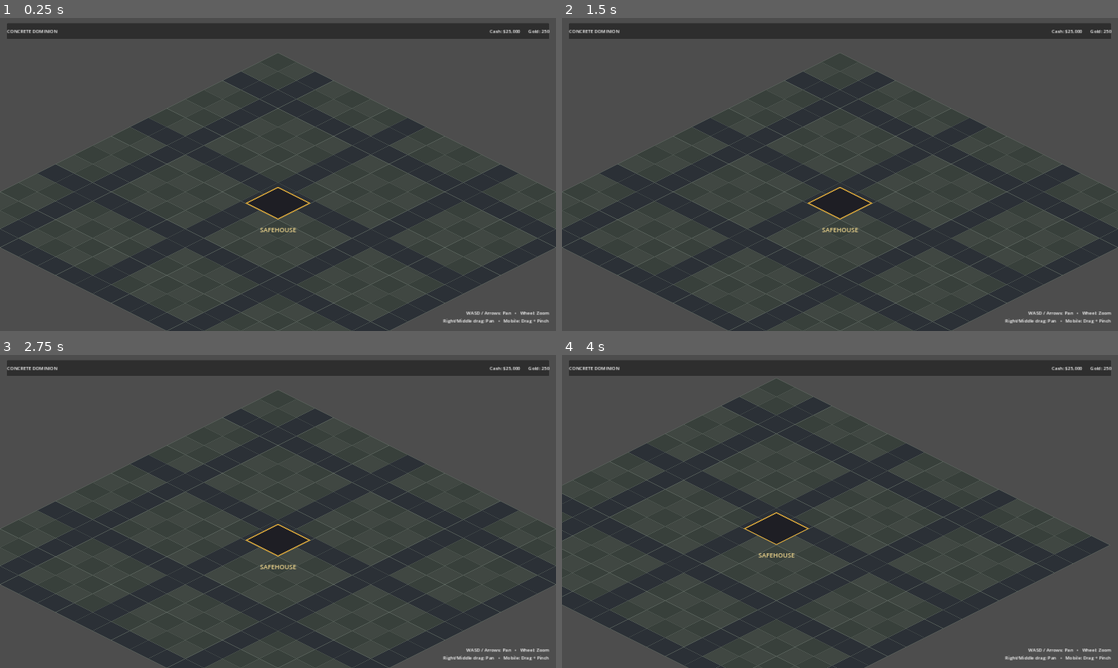
Above: before the commit, frames 1-4 (two rows, left to right).
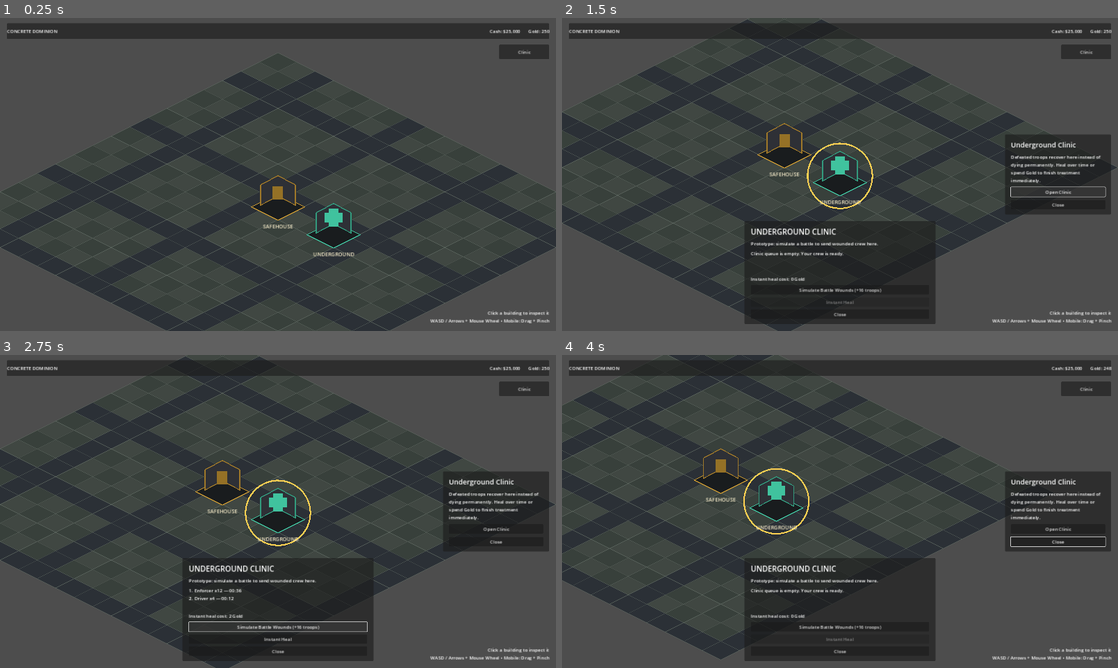
Above: after the commit, the same moments.

Repository: betasio/ConcreteDominion
Game: Godot game, scene res://scenes/core/Main.tscn
The game is run twice, just before and just after one commit, with the same random seed, the same clock (stepped at 60 frames per second) and the same inputs.
Inputs (mouse positions are in pixels of both pictures, inside the frame that each line leads up to):
- Up to frame 1 (0.25 s): no input
- Up to frame 2 (1.5 s): click (1084, 52) at 0.5 s, where only the run after the commit has a clickable "Clinic"; click (1056, 193) at 1.25 s, where only the run after the commit has a clickable "Open Clinic"
- Up to frame 3 (2.75 s): click (278, 627) at 2 s, where only the run after the commit has a clickable "Simulate Battle Wounds (+16 t…"
- Up to frame 4 (4 s): click (840, 639) at 2.75 s, where only the run after the commit has a clickable "Instant Heal"; tap A (camera_left) at 3.5 s; move the mouse to (962, 495) at 3.52 s; hold Right from 3.53 s (still down); tap S (camera_down) at 3.6 s; click (962, 495) at 3.67 s

The runs differ from the first frame. In frame 1, 1.6% of the frame differs, in the area x 44-99%, y 8-98%; in frame 2, 22%, in the area x 0-100%, y 0-100%; in frame 3, 22%; in frame 4, 21%.

Commit message:
Add playable building and hospital loop

Diff:
--- /dev/null
+++ b/scenes/buildings/Hospital.tscn
@@ -0,0 +1,16 @@
+[gd_scene load_steps=3 format=3]
+
+[ext_resource type="Script" path="res://scripts/buildings/Building.gd" id="1"]
+
+[sub_resource type="ConvexPolygonShape2D" id="Shape"]
+points = PackedVector2Array(-96, -125, 96, -125, 110, 40, -110, 40)
+
+[node name="Hospital" type="Area2D"]
+script = ExtResource("1")
+building_type = &"hospital"
+display_name = "Underground Clinic"
+description = "Defeated troops recover here instead of dying permanently. Heal over time or spend Gold to finish treatment immediately."
+accent_color = Color(0.25, 0.76, 0.62, 1)
+
+[node name="CollisionShape2D" type="CollisionShape2D" parent="."]
+shape = SubResource("Shape")
--- /dev/null
+++ b/scenes/buildings/Safehouse.tscn
@@ -0,0 +1,16 @@
+[gd_scene load_steps=3 format=3]
+
+[ext_resource type="Script" path="res://scripts/buildings/Building.gd" id="1"]
+
+[sub_resource type="ConvexPolygonShape2D" id="Shape"]
+points = PackedVector2Array(-96, -125, 96, -125, 110, 40, -110, 40)
+
+[node name="Safehouse" type="Area2D"]
+script = ExtResource("1")
+building_type = &"safehouse"
+display_name = "Safehouse"
+description = "Your crew headquarters. Future upgrades will unlock construction speed, crew capacity and alliance command features."
+accent_color = Color(0.78, 0.59, 0.20, 1)
+
+[node name="CollisionShape2D" type="CollisionShape2D" parent="."]
+shape = SubResource("Shape")
--- a/scenes/core/Main.tscn
+++ b/scenes/core/Main.tscn
@@ -1,10 +1,16 @@
-[gd_scene load_steps=3 format=3]
+[gd_scene load_steps=5 format=3]
 
-[ext_resource type="PackedScene" path="res://scenes/world/CityMap.tscn" id="1_city"]
-[ext_resource type="PackedScene" path="res://scenes/ui/HUD.tscn" id="2_hud"]
+[ext_resource type="Script" path="res://scripts/core/Main.gd" id="1_main"]
+[ext_resource type="PackedScene" path="res://scenes/world/CityMap.tscn" id="2_city"]
+[ext_resource type="PackedScene" path="res://scenes/ui/HUD.tscn" id="3_hud"]
+[ext_resource type="Script" path="res://scripts/combat/HospitalQueue.gd" id="4_hospital"]
 
 [node name="Main" type="Node"]
+script = ExtResource("1_main")
 
-[node name="CityMap" parent="." instance=ExtResource("1_city")]
+[node name="HospitalQueue" type="Node" parent="."]
+script = ExtResource("4_hospital")
 
-[node name="HUD" parent="." instance=ExtResource("2_hud")]
+[node name="CityMap" parent="." instance=ExtResource("2_city")]
+
+[node name="HUD" parent="." instance=ExtResource("3_hud")]
--- a/scenes/ui/HUD.tscn
+++ b/scenes/ui/HUD.tscn
@@ -1,6 +1,9 @@
-[gd_scene format=3]
+[gd_scene load_steps=2 format=3]
+
+[ext_resource type="Script" path="res://scripts/ui/HUD.gd" id="1"]
 
 [node name="HUD" type="CanvasLayer"]
+script = ExtResource("1")
 
 [node name="Root" type="Control" parent="."]
 layout_mode = 3
@@ -33,7 +36,6 @@
 text = "CONCRETE DOMINION"
 
 [node name="Spacer" type="Control" parent="Root/TopBar/Panel/HBox"]
-custom_minimum_size = Vector2(24, 0)
 layout_mode = 2
 size_flags_horizontal = 3
 
@@ -45,6 +47,120 @@
 layout_mode = 2
 text = "Gold: 250"
 
+[node name="HospitalShortcut" type="Button" parent="Root"]
+layout_mode = 1
+anchors_preset = 1
+anchor_left = 1.0
+anchor_right = 1.0
+offset_left = -196.0
+offset_top = 92.0
+offset_right = -24.0
+offset_bottom = 142.0
+grow_horizontal = 0
+text = "Clinic"
+
+[node name="SelectionPanel" type="PanelContainer" parent="Root"]
+visible = false
+layout_mode = 1
+anchors_preset = 6
+anchor_left = 1.0
+anchor_top = 0.5
+anchor_right = 1.0
+anchor_bottom = 0.5
+offset_left = -390.0
+offset_top = -130.0
+offset_right = -24.0
+offset_bottom = 130.0
+grow_horizontal = 0
+grow_vertical = 2
+
+[node name="Margin" type="MarginContainer" parent="Root/SelectionPanel"]
+layout_mode = 2
+theme_override_constants/margin_left = 20
+theme_override_constants/margin_top = 18
+theme_override_constants/margin_right = 20
+theme_override_constants/margin_bottom = 18
+
+[node name="VBox" type="VBoxContainer" parent="Root/SelectionPanel/Margin"]
+layout_mode = 2
+theme_override_constants/separation = 12
+
+[node name="Title" type="Label" parent="Root/SelectionPanel/Margin/VBox"]
+layout_mode = 2
+theme_override_font_sizes/font_size = 24
+text = "Building"
+
+[node name="Description" type="Label" parent="Root/SelectionPanel/Margin/VBox"]
+layout_mode = 2
+size_flags_vertical = 3
+text = "Building details"
+autowrap_mode = 2
+
+[node name="OpenHospital" type="Button" parent="Root/SelectionPanel/Margin/VBox"]
+layout_mode = 2
+text = "Open Clinic"
+
+[node name="Close" type="Button" parent="Root/SelectionPanel/Margin/VBox"]
+layout_mode = 2
+text = "Close"
+
+[node name="HospitalPanel" type="PanelContainer" parent="Root"]
+visible = false
+layout_mode = 1
+anchors_preset = 7
+anchor_left = 0.5
+anchor_top = 1.0
+anchor_right = 0.5
+anchor_bottom = 1.0
+offset_left = -330.0
+offset_top = -330.0
+offset_right = 330.0
+offset_bottom = -24.0
+grow_horizontal = 2
+grow_vertical = 0
+
+[node name="Margin" type="MarginContainer" parent="Root/HospitalPanel"]
+layout_mode = 2
+theme_override_constants/margin_left = 22
+theme_override_constants/margin_top = 18
+theme_override_constants/margin_right = 22
+theme_override_constants/margin_bottom = 18
+
+[node name="VBox" type="VBoxContainer" parent="Root/HospitalPanel/Margin"]
+layout_mode = 2
+theme_override_constants/separation = 10
+
+[node name="Title" type="Label" parent="Root/HospitalPanel/Margin/VBox"]
+layout_mode = 2
+theme_override_font_sizes/font_size = 26
+text = "UNDERGROUND CLINIC"
+
+[node name="Hint" type="Label" parent="Root/HospitalPanel/Margin/VBox"]
+layout_mode = 2
+text = "Prototype: simulate a battle to send wounded crew here."
+
+[node name="Queue" type="Label" parent="Root/HospitalPanel/Margin/VBox"]
+custom_minimum_size = Vector2(0, 78)
+layout_mode = 2
+text = "Clinic queue is empty."
+autowrap_mode = 2
+
+[node name="Cost" type="Label" parent="Root/HospitalPanel/Margin/VBox"]
+layout_mode = 2
+text = "Instant heal cost: 0 Gold"
+
+[node name="SimulateBattle" type="Button" parent="Root/HospitalPanel/Margin/VBox"]
+layout_mode = 2
+text = "Simulate Battle Wounds (+16 troops)"
+
+[node name="InstantHeal" type="Button" parent="Root/HospitalPanel/Margin/VBox"]
+layout_mode = 2
+text = "Instant Heal"
+
+[node name="Close" type="Button" parent="Root/HospitalPanel/Margin/VBox"]
+layout_mode = 2
+text = "Close"
+
 [node name="Help" type="Label" parent="Root"]
 layout_mode = 1
 anchors_preset = 3
@@ -52,12 +168,12 @@
 anchor_top = 1.0
 anchor_right = 1.0
 anchor_bottom = 1.0
-offset_left = -370.0
-offset_top = -88.0
+offset_left = -410.0
+offset_top = -86.0
 offset_right = -24.0
 offset_bottom = -24.0
 grow_horizontal = 0
 grow_vertical = 0
-text = "WASD / Arrows: Pan   •   Wheel: Zoom\nRight/Middle drag: Pan   •   Mobile: Drag + Pinch"
+text = "Click a building to inspect it\nWASD / Arrows + Mouse Wheel • Mobile: Drag + Pinch"
 horizontal_alignment = 2
 vertical_alignment = 2
--- a/scenes/world/CityMap.tscn
+++ b/scenes/world/CityMap.tscn
@@ -1,7 +1,9 @@
-[gd_scene load_steps=3 format=3]
+[gd_scene load_steps=5 format=3]
 
 [ext_resource type="Script" path="res://scripts/world/CityMap.gd" id="1_map"]
 [ext_resource type="Script" path="res://scripts/camera/StrategyCamera.gd" id="2_camera"]
+[ext_resource type="PackedScene" path="res://scenes/buildings/Safehouse.tscn" id="3_safehouse"]
+[ext_resource type="PackedScene" path="res://scenes/buildings/Hospital.tscn" id="4_hospital"]
 
 [node name="CityMap" type="Node2D"]
 script = ExtResource("1_map")
@@ -9,6 +11,10 @@
 [node name="Ground" type="Node2D" parent="."]
 
 [node name="Buildings" type="Node2D" parent="."]
+
+[node name="Safehouse" parent="Buildings" instance=ExtResource("3_safehouse")]
+
+[node name="Hospital" parent="Buildings" instance=ExtResource("4_hospital")]
 
 [node name="Units" type="Node2D" parent="."]
 
--- /dev/null
+++ b/scripts/buildings/Building.gd
@@ -0,0 +1,74 @@
+class_name Building
+extends Area2D
+
+signal selected(building: Building)
+
+@export var building_type: StringName = &"building"
+@export var display_name: String = "Building"
+@export_multiline var description: String = ""
+@export var accent_color: Color = Color(0.78, 0.62, 0.25)
+
+var is_selected := false
+
+
+func _ready() -> void:
+	input_event.connect(_on_input_event)
+	queue_redraw()
+
+
+func set_selected(value: bool) -> void:
+	is_selected = value
+	queue_redraw()
+
+
+func _draw() -> void:
+	var footprint := PackedVector2Array([
+		Vector2(0, -58),
+		Vector2(92, -12),
+		Vector2(0, 34),
+		Vector2(-92, -12)
+	])
+	var wall := PackedVector2Array([
+		Vector2(-60, -18),
+		Vector2(0, -50),
+		Vector2(60, -18),
+		Vector2(60, -88),
+		Vector2(0, -120),
+		Vector2(-60, -88)
+	])
+
+	draw_colored_polygon(footprint, Color(0.10, 0.11, 0.12))
+	draw_polyline(PackedVector2Array([footprint[0], footprint[1], footprint[2], footprint[3], footprint[0]]), accent_color, 3.0)
+	draw_colored_polygon(wall, Color(0.18, 0.19, 0.21))
+	draw_polyline(PackedVector2Array([wall[0], wall[1], wall[2], wall[3], wall[4], wall[5], wall[0]]), accent_color.darkened(0.2), 3.0)
+
+	if building_type == &"hospital":
+		draw_rect(Rect2(-17, -102, 34, 62), accent_color, true)
+		draw_rect(Rect2(-31, -88, 62, 34), accent_color, true)
+	else:
+		draw_rect(Rect2(-18, -84, 36, 46), accent_color.darkened(0.25), true)
+
+	if is_selected:
+		draw_arc(Vector2(0, -35), 112.0, 0.0, TAU, 48, Color(1.0, 0.82, 0.32), 5.0)
+
+	draw_string(
+		ThemeDB.fallback_font,
+		Vector2(-72, 62),
+		display_name.to_upper(),
+		HORIZONTAL_ALIGNMENT_CENTER,
+		144,
+		18,
+		Color(0.95, 0.91, 0.78)
+	)
+
+
+func _on_input_event(_viewport: Node, event: InputEvent, _shape_idx: int) -> void:
+	var pressed := false
+	if event is InputEventMouseButton:
+		pressed = event.button_index == MOUSE_BUTTON_LEFT and event.pressed
+	elif event is InputEventScreenTouch:
+		pressed = event.pressed
+
+	if pressed:
+		selected.emit(self)
+		get_viewport().set_input_as_handled()
--- a/scripts/combat/HospitalQueue.gd
+++ b/scripts/combat/HospitalQueue.gd
@@ -9,6 +9,7 @@
 @export var premium_currency: int = 250
 
 var wounded_queue: Array[Dictionary] = []
+var _last_displayed_second := -1
 
 
 func _process(delta: float) -> void:
@@ -20,11 +21,16 @@
 		float(wounded_queue[0]["seconds_remaining"]) - delta
 	)
 
+	var displayed_second := ceili(float(wounded_queue[0]["seconds_remaining"]))
+	if displayed_second != _last_displayed_second:
+		_last_displayed_second = displayed_second
+		queue_changed.emit()
+
 	if float(wounded_queue[0]["seconds_remaining"]) <= 0.0:
 		var completed := wounded_queue.pop_front()
+		_last_displayed_second = -1
 		treatment_completed.emit(completed)
-
-	queue_changed.emit()
+		queue_changed.emit()
 
 
 func add_wounded(troop_type: StringName, amount: int) -> void:
@@ -62,5 +68,6 @@
 		completed["seconds_remaining"] = 0.0
 		treatment_completed.emit(completed)
 
+	_last_displayed_second = -1
 	queue_changed.emit()
 	return true
--- /dev/null
+++ b/scripts/core/Main.gd
@@ -0,0 +1,15 @@
+extends Node
+
+@onready var city_map = $CityMap
+@onready var hospital_queue: HospitalQueue = $HospitalQueue
+@onready var hud = $HUD
+
+
+func _ready() -> void:
+	hud.setup(hospital_queue)
+	city_map.building_selected.connect(_on_building_selected)
+	hud.focus_building_requested.connect(city_map.focus_building)
+
+
+func _on_building_selected(building: Building) -> void:
+	hud.show_building(building)
--- /dev/null
+++ b/scripts/ui/HUD.gd
@@ -0,0 +1,106 @@
+extends CanvasLayer
+
+signal focus_building_requested(building_type: StringName)
+
+var hospital_queue: HospitalQueue
+
+@onready var gold_label: Label = $Root/TopBar/Panel/HBox/Gold
+@onready var selection_panel: PanelContainer = $Root/SelectionPanel
+@onready var selection_title: Label = $Root/SelectionPanel/Margin/VBox/Title
+@onready var selection_description: Label = $Root/SelectionPanel/Margin/VBox/Description
+@onready var open_hospital_button: Button = $Root/SelectionPanel/Margin/VBox/OpenHospital
+@onready var hospital_panel: PanelContainer = $Root/HospitalPanel
+@onready var queue_label: Label = $Root/HospitalPanel/Margin/VBox/Queue
+@onready var cost_label: Label = $Root/HospitalPanel/Margin/VBox/Cost
+@onready var instant_button: Button = $Root/HospitalPanel/Margin/VBox/InstantHeal
+
+
+func setup(queue: HospitalQueue) -> void:
+	hospital_queue = queue
+	hospital_queue.queue_changed.connect(_refresh_hospital)
+	hospital_queue.treatment_completed.connect(_on_treatment_completed)
+
+	$Root/HospitalShortcut.pressed.connect(_on_hospital_shortcut)
+	$Root/SelectionPanel/Margin/VBox/Close.pressed.connect(_close_selection)
+	open_hospital_button.pressed.connect(_open_hospital)
+	$Root/HospitalPanel/Margin/VBox/SimulateBattle.pressed.connect(_simulate_battle)
+	instant_button.pressed.connect(_instant_heal)
+	$Root/HospitalPanel/Margin/VBox/Close.pressed.connect(_close_hospital)
+
+	_refresh_hospital()
+
+
+func show_building(building: Building) -> void:
+	selection_title.text = building.display_name
+	selection_description.text = building.description
+	open_hospital_button.visible = building.building_type == &"hospital"
+	selection_panel.visible = true
+
+	if building.building_type == &"hospital":
+		_open_hospital()
+
+
+func _on_hospital_shortcut() -> void:
+	focus_building_requested.emit(&"hospital")
+	_open_hospital()
+
+
+func _open_hospital() -> void:
+	hospital_panel.visible = true
+	_refresh_hospital()
+
+
+func _close_hospital() -> void:
+	hospital_panel.visible = false
+
+
+func _close_selection() -> void:
+	selection_panel.visible = false
+
+
+func _simulate_battle() -> void:
+	hospital_queue.add_wounded(&"Enforcer", 12)
+	hospital_queue.add_wounded(&"Driver", 4)
+	_refresh_hospital()
+
+
+func _instant_heal() -> void:
+	hospital_queue.instant_heal()
+	_refresh_hospital()
+
+
+func _on_treatment_completed(_entry: Dictionary) -> void:
+	_refresh_hospital()
+
+
+func _refresh_hospital() -> void:
+	if hospital_queue == null:
+		return
+
+	gold_label.text = "Gold: %d" % hospital_queue.premium_currency
+
+	if hospital_queue.wounded_queue.is_empty():
+		queue_label.text = "Clinic queue is empty. Your crew is ready."
+		cost_label.text = "Instant heal cost: 0 Gold"
+		instant_button.disabled = true
+		return
+
+	var lines: PackedStringArray = []
+	for i in range(hospital_queue.wounded_queue.size()):
+		var entry: Dictionary = hospital_queue.wounded_queue[i]
+		lines.append("%d. %s x%d — %s" % [
+			i + 1,
+			String(entry["troop_type"]),
+			int(entry["amount"]),
+			_format_time(float(entry["seconds_remaining"]))
+		])
+
+	queue_label.text = "\n".join(lines)
+	var cost := hospital_queue.get_instant_heal_cost()
+	cost_label.text = "Instant heal cost: %d Gold" % cost
+	instant_button.disabled = hospital_queue.premium_currency < cost
+
+
+func _format_time(seconds: float) -> String:
+	var total := maxi(0, ceili(seconds))
+	return "%02d:%02d" % [total / 60, total % 60]
--- a/scripts/world/CityMap.gd
+++ b/scripts/world/CityMap.gd
@@ -1,9 +1,17 @@
 extends Node2D
+
+signal building_selected(building: Building)
 
 @export var grid_width: int = 18
 @export var grid_height: int = 18
 @export var tile_width: float = 128.0
 @export var tile_height: float = 64.0
+
+@onready var camera: Camera2D = $StrategyCamera
+@onready var safehouse: Building = $Buildings/Safehouse
+@onready var hospital: Building = $Buildings/Hospital
+
+var selected_building: Building
 
 var _road_color := Color(0.17, 0.19, 0.21)
 var _lot_color_a := Color(0.22, 0.25, 0.23)
@@ -12,6 +20,11 @@
 
 
 func _ready() -> void:
+	safehouse.position = iso_to_screen(Vector2i(8, 8))
+	hospital.position = iso_to_screen(Vector2i(11, 8))
+
+	safehouse.selected.connect(_select_building)
+	hospital.selected.connect(_select_building)
 	queue_redraw()
 
 
@@ -23,8 +36,6 @@
 			var color := _road_color if is_road else (_lot_color_a if (x + y) % 2 == 0 else _lot_color_b)
 			_draw_diamond(center, color)
 
-	_draw_safehouse_marker(iso_to_screen(Vector2i(8, 8)))
-
 
 func iso_to_screen(cell: Vector2i) -> Vector2:
 	var origin := Vector2(0.0, -grid_height * tile_height * 0.25)
@@ -32,6 +43,28 @@
 		(cell.x - cell.y) * tile_width * 0.5,
 		(cell.x + cell.y) * tile_height * 0.5
 	)
+
+
+func focus_building(building_type: StringName) -> void:
+	var target: Building
+	if building_type == &"hospital":
+		target = hospital
+	elif building_type == &"safehouse":
+		target = safehouse
+	else:
+		return
+
+	_select_building(target)
+	camera.position = target.position + Vector2(0, -40)
+
+
+func _select_building(building: Building) -> void:
+	if selected_building != null:
+		selected_building.set_selected(false)
+
+	selected_building = building
+	selected_building.set_selected(true)
+	building_selected.emit(building)
 
 
 func _draw_diamond(center: Vector2, fill: Color) -> void:
@@ -45,15 +78,3 @@
 	])
 	draw_colored_polygon(points, fill)
 	draw_polyline(PackedVector2Array([points[0], points[1], points[2], points[3], points[0]]), _line_color, 1.5)
-
-
-func _draw_safehouse_marker(center: Vector2) -> void:
-	var base := PackedVector2Array([
-		center + Vector2(0, -80),
-		center + Vector2(110, -25),
-		center + Vector2(0, 30),
-		center + Vector2(-110, -25)
-	])
-	draw_colored_polygon(base, Color(0.12, 0.12, 0.14))
-	draw_polyline(PackedVector2Array([base[0], base[1], base[2], base[3], base[0]]), Color(0.75, 0.58, 0.22), 4.0)
-	draw_string(ThemeDB.fallback_font, center + Vector2(-62, 75), "SAFEHOUSE", HORIZONTAL_ALIGNMENT_LEFT, -1, 22, Color(0.95, 0.85, 0.56))
Not shown, changed: README.md
